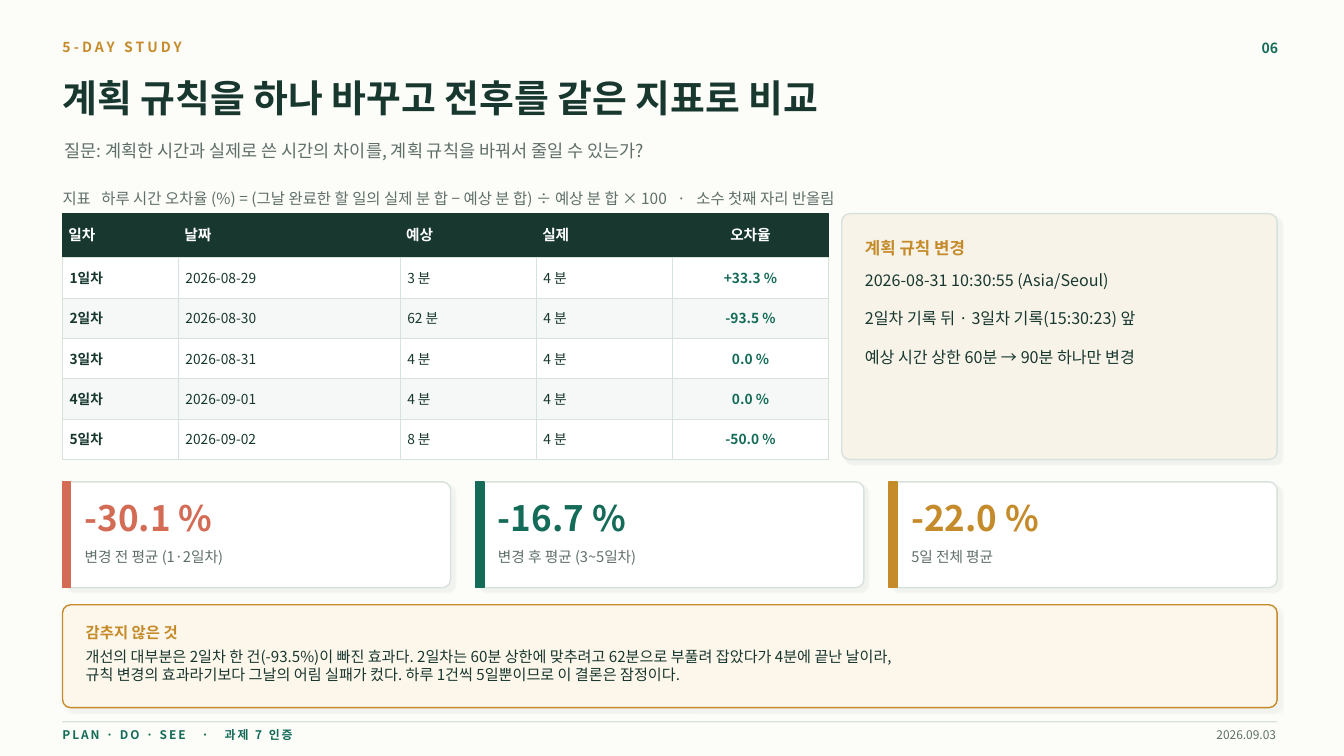
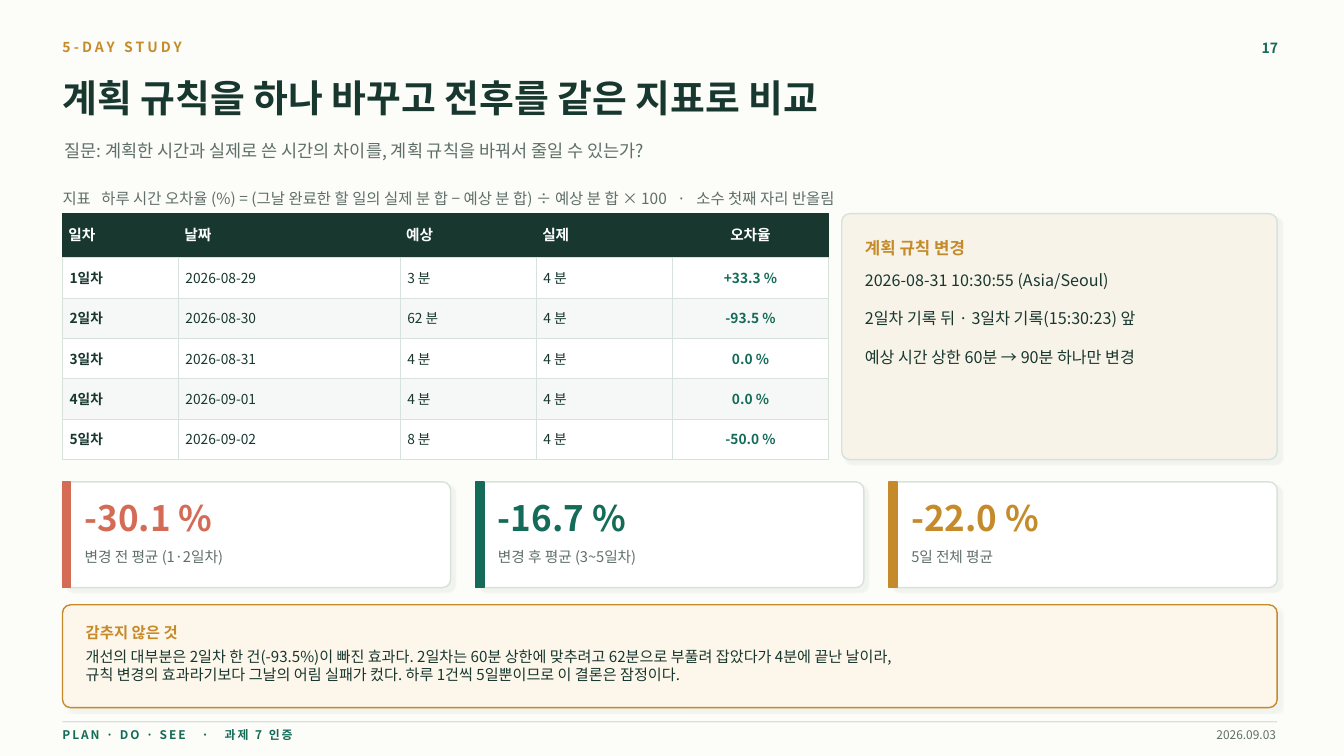
Before and after one commit to stulss/plan-do-see-diary, a slide deck: slide 17 of reports/플랜두씨_다이어리_과제7_제출보고서.pptx (slide 6 before the commit). Drawn at 1344x756 pixels with LibreOffice and Linux fonts; fonts in the diff are those of the drawing. Boxes give left, top, right and bottom in pixels: in the first picture for what was removed or moved away, otherwise in the second. Text is boxed around its words. In the diff, an @@ line names an element or a change of style, - is before the commit and + after.

```diff
--- a/reports/플랜두씨_다이어리_과제7_제출보고서.pptx
+++ b/reports/플랜두씨_다이어리_과제7_제출보고서.pptx
@@ text at <box>1262,42,1278,53</box>: text changed @@
-06
+17
```
Also in this commit, not shown: 7 other slides changed, 14 slides added, 3 other files.
